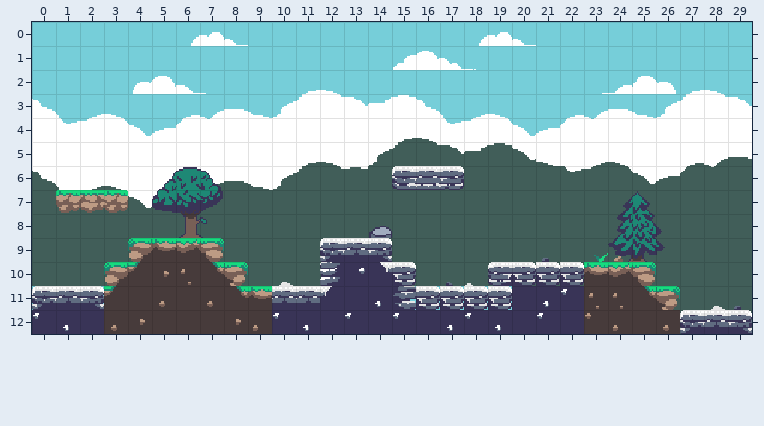
Two versions of a level (Tiled map, assets/mainNew.tmx). That is the earlier state.
Cells are 16x16 px. Shown: x 0..29, y 0..12.
The same view after the edit:
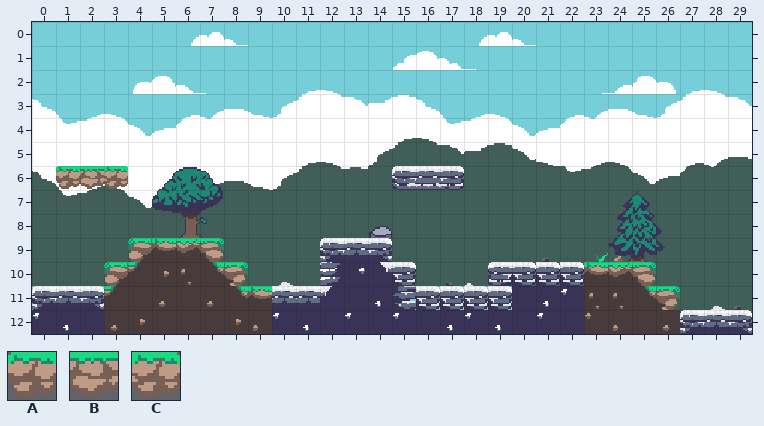
Key: from "custom copy": A 269, B 270, C 271.
_ is an empty cell.
From old to new:
Layer "graphics":
The author put tile A in row 6 at x 1.
The author put tile B in row 6 at x 2.
The author put tile C in row 6 at x 3.
Tile A is removed in row 7 at x 1.
Tile B is removed in row 7 at x 2.
Tile C is removed in row 7 at x 3.
Where, in picture pixels (left, top, right, bottom), the same in both pictures:
changed: (56, 166, 128, 213)
